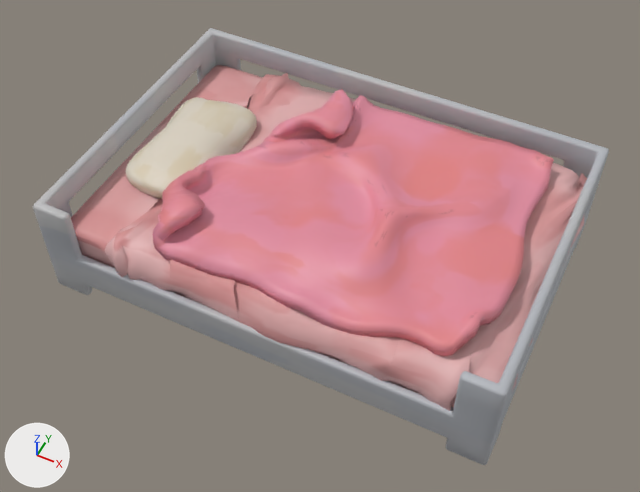
Two versions of the FBX model Dust-Bunnies/Assets/Art Assets/Environment_Art/Props/beds/childhood-bed.fbx, one commit apart.
One viewpoint serves both versions: a 50 mm lens placed at (1.2, -2.5, 3.17), pointed at (0.01, -0.11, 0.18). Every picture has the same lights, and +X, +Y and +Z are marked at lower left. The first picture is the older version. Where no turn or scale is listed for an object, it has been applied to the vertices.

The older version as bpy lines, for what is in view:
```python
me_cube_001 = bpy.data.meshes.new('Cube.001')
me_cube_001.from_pydata(...)  # 880 vertices, 886 faces; spans x -1.04..1.04, y -0.72..0.72, z 0.0..0.52
me_cube_001.materials.append(mat_frame)  # picture img_frame_png
me_cube_003 = bpy.data.meshes.new('Cube.003')
me_cube_003.from_pydata(...)  # 170 vertices, 168 faces; spans x -0.98..0.98, y -0.67..0.67, z 0.16..0.36
me_cube_003.materials.append(mat_bed)  # picture img_bed_png
me_cube_005 = bpy.data.meshes.new('Cube.005')
me_cube_005.from_pydata(...)  # 354 vertices, 352 faces; spans x -0.918..-0.503, y -0.338..0.345, z 0.35..0.485
me_cube_005.materials.append(mat_pillow)  # picture img_pillow_png
me_plane = bpy.data.meshes.new('Plane')
me_plane.from_pydata(...)  # 3362 vertices, 3360 faces; spans x -0.6..0.9, y -0.64..0.62, z 0.34..0.54
me_plane.materials.append(mat_blanket)  # picture img_children_bed_blanket_png
me_plane_001 = bpy.data.meshes.new('Plane.001')
me_plane_001.from_pydata(...)  # 1122 vertices, 1120 faces; spans x -0.73..1.05, y -0.72..0.72, z 0.12..0.43
me_plane_001.materials.append(mat_sheets)  # picture img_sheets_png
# before: 128 (-0.41, -0.62, 0.39), 274 (-0.41, -0.65, 0.42) at pixel (170, 260), 689 (-0.41, -0.62, 0.38), 835 (-0.41, -0.65, 0.41) at pixel (170, 261)
ob_cube = bpy.data.objects.new('Cube', me_cube_001)
ob_cube.location = (0.0, 0.0, 0.0)
ob_cube_002 = bpy.data.objects.new('Cube.002', me_cube_003)
ob_cube_002.location = (0.0, 0.0, 0.0)
ob_cube_004 = bpy.data.objects.new('Cube.004', me_cube_005)
ob_cube_004.location = (0.0, 0.0, 0.0)
ob_plane = bpy.data.objects.new('Plane', me_plane)
ob_plane.location = (0.0, 0.0, 0.038)
ob_plane_001 = bpy.data.objects.new('Plane.001', me_plane_001)
ob_plane_001.location = (0.0, 0.0, 0.0)
```
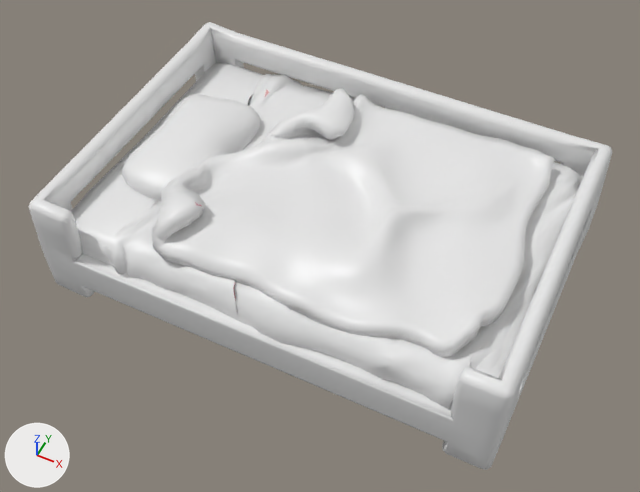
The edits, one by one:
Material 'outline_shader' (mat_outline_shader) is new.
Its base color is (0.8, 0.8, 0.8) (white #e7e7e7).
Its roughness is 0.4.
me_plane is used by ob_plane; location (0.0, 0.0, 0.038).
me_plane had 3362 vertices, 3360 faces and spanned x -0.6..0.9, y -0.64..0.62, z 0.34..0.54.
me_plane now has 6724 vertices, 6720 faces and spans x -0.61..0.9, y -0.64..0.62, z 0.33..0.54.
me_plane part 5: a new loose piece of 3362 vertices spanning x -0.61..0.9, y -0.64..0.62, z 0.33..0.54, in mat_outline_shader (white #e7e7e7).
me_plane gains material mat_outline_shader (white #e7e7e7).
me_cube_003 is used by ob_cube_002; location (0.0, 0.0, 0.0).
me_cube_003 had 170 vertices, 168 faces and spanned x -0.98..0.98, y -0.67..0.67, z 0.16..0.36.
me_cube_003 now has 340 vertices, 336 faces and spans x -1.01..1.0, y -0.69..0.69, z 0.14..0.39.
me_cube_003 part 6: a new loose piece of 170 vertices spanning x -1.01..1.0, y -0.69..0.69, z 0.14..0.39, in mat_outline_shader (white #e7e7e7).
me_cube_003 gains material mat_outline_shader (white #e7e7e7).
me_cube_005 is used by ob_cube_004; location (0.0, 0.0, 0.0).
me_cube_005 had 354 vertices, 352 faces and spanned x -0.918..-0.503, y -0.338..0.345, z 0.35..0.485.
me_cube_005 now has 708 vertices, 704 faces and spans x -0.933..-0.487, y -0.357..0.36, z 0.334..0.504.
me_cube_005 part 2: a new loose piece of 354 vertices spanning x -0.933..-0.487, y -0.357..0.36, z 0.334..0.504, in mat_outline_shader (white #e7e7e7).
me_cube_005 gains material mat_outline_shader (white #e7e7e7).
me_cube_001 is used by ob_cube; location (0.0, 0.0, 0.0).
me_cube_001 had 880 vertices, 886 faces and spanned x -1.04..1.04, y -0.72..0.72, z 0.0..0.52.
me_cube_001 now has 1760 vertices, 1772 faces and spans x -1.06..1.06, y -0.74..0.74, z -0.03..0.55.
me_cube_001 part 1: a new loose piece of 880 vertices spanning x -1.06..1.06, y -0.74..0.74, z -0.03..0.55, in mat_outline_shader (white #e7e7e7).
me_cube_001 gains material mat_outline_shader (white #e7e7e7).
me_plane_001 is used by ob_plane_001; location (0.0, 0.0, 0.0).
Verts and faces of me_plane_001; kept vertices keep their numbers, new ones are numbered from 1122.
me_plane_001 had 1122 vertices, 1120 faces and spanned x -0.73..1.05, y -0.72..0.72, z 0.12..0.43.
me_plane_001 now has 2244 vertices, 2240 faces and spans x -0.73..1.05, y -0.72..0.72, z 0.12..0.44.
me_plane_001 part 3: a new loose piece of 1122 vertices spanning x -0.73..1.05, y -0.72..0.72, z 0.12..0.44, in mat_outline_shader (white #e7e7e7).
Part 4, on me_plane_001:
Vertex 128 moves to (-0.44, -0.62, 0.38).
Vertex 689 moves to (-0.44, -0.62, 0.37).
Vertex 274 moves to (-0.38, -0.62, 0.38), pixel (179, 264).
Vertex 835 moves to (-0.38, -0.62, 0.37).
me_plane_001 gains material mat_outline_shader (white #e7e7e7).

Where the change shows, as pixel boxes [x1, y1, x2, y2] in the pictures (640 x 492 px; the box of a moved part takes in the faces that stretch with it):
'Plane', reshaped: before [152, 89, 554, 356]; after [152, 88, 555, 358]
'Cube', reshaped: before [33, 28, 609, 465]; after [29, 22, 612, 470]
'Plane.001', reshaped: before [105, 73, 587, 411]; after [104, 74, 585, 410]
'Cube.002', reshaped (mostly hidden): before [71, 65, 580, 394]; after [71, 63, 582, 406]
'Cube.004', reshaped: before [125, 97, 257, 199]; after [122, 94, 260, 201]
part 1 of me_cube_001, added: after [29, 22, 612, 470]
part 2 of me_cube_005, added: after [122, 94, 260, 201]
part 3 of me_plane_001, added: after [104, 74, 585, 410]
part 4 of me_plane_001, moved or reshaped (not visible afterwards): before [145, 252, 190, 288]
part 5 of me_plane, added: after [152, 88, 555, 358]
part 6 of me_cube_003, added (mostly hidden): after [71, 63, 582, 406]
